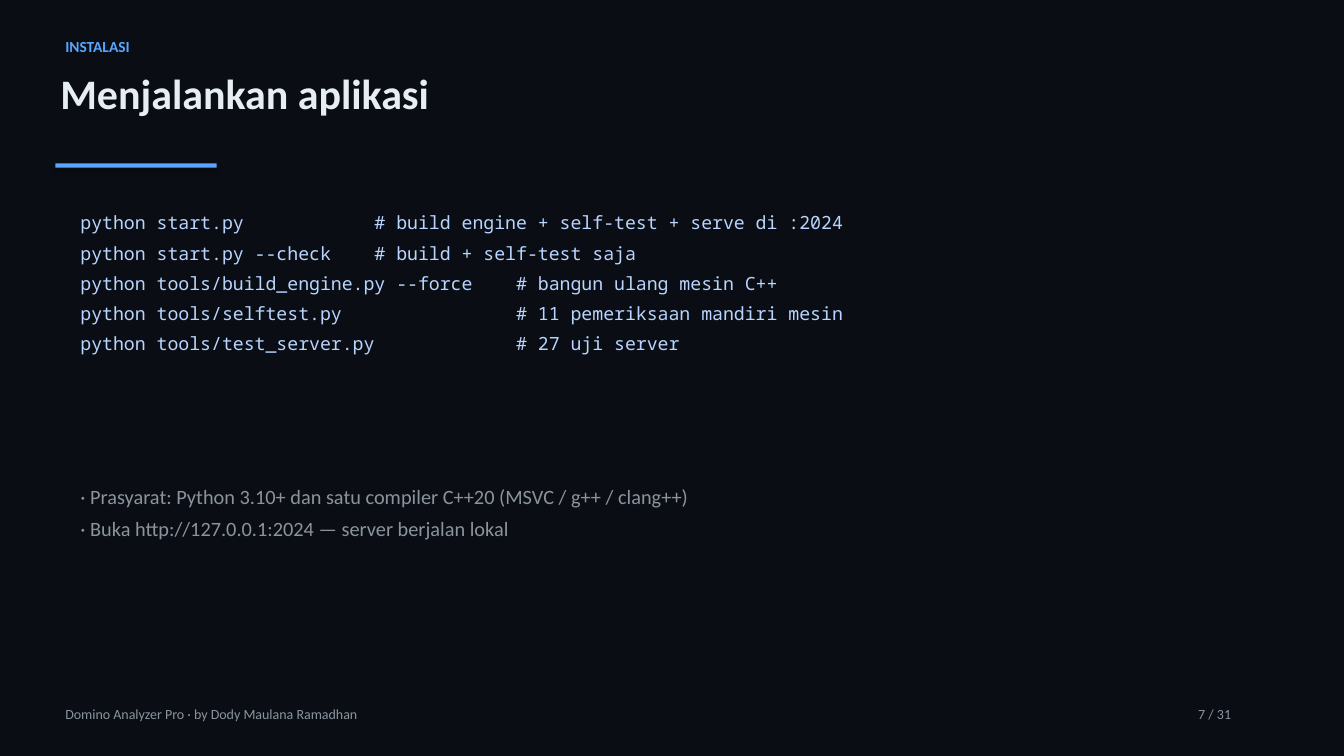
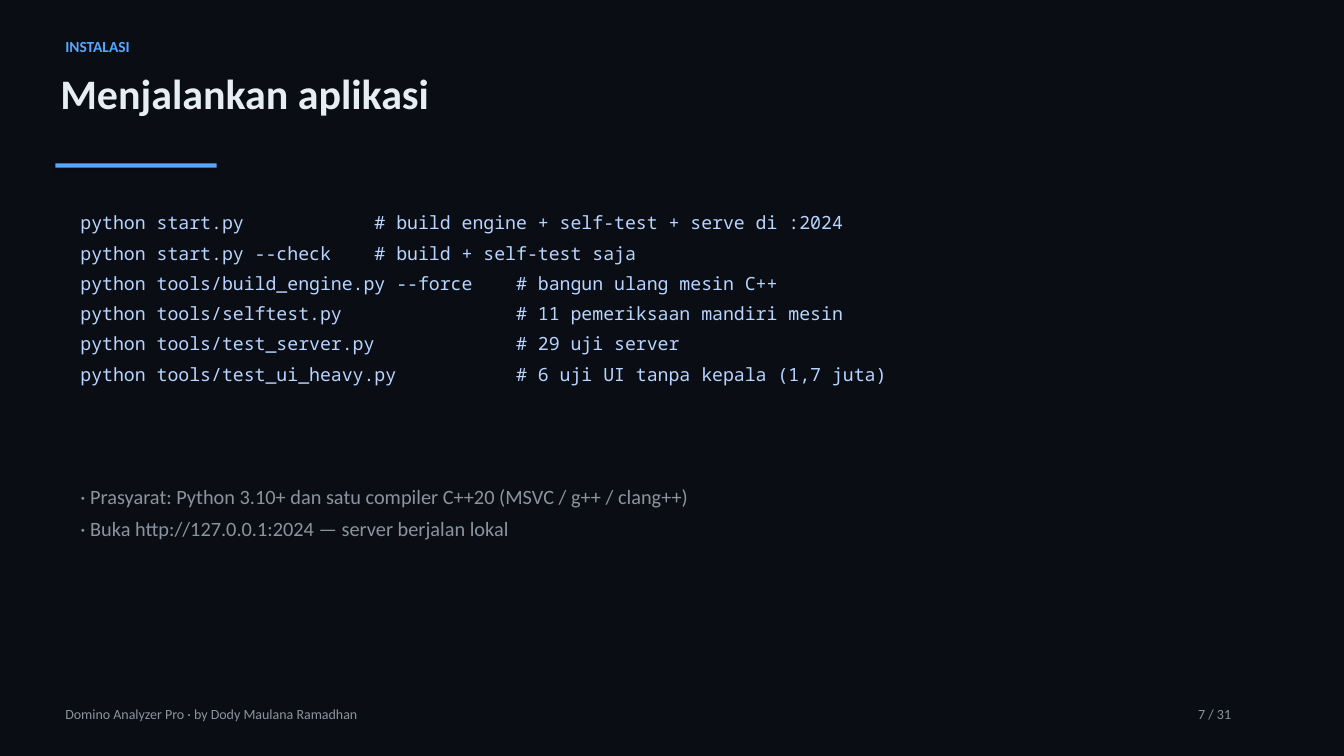
Before and after one commit to DodyMaulanaRamadhan/dominoanalisis, a slide deck: slide 7 of docs/Domino-Analyzer-Pro-Presentasi.pptx. Drawn at 1344x756 pixels with LibreOffice and Linux fonts; fonts in the diff are those of the drawing. Boxes give left, top, right and bottom in pixels: in the first picture for what was removed or moved away, otherwise in the second. Text is boxed around its words. In the diff, an @@ line names an element or a change of style, - is before the commit and + after.

Commit message:
Dokumentasi tier berat dan pengujian: buku, README, dokumen audit
Buku dokumentasi dibangun ulang (Markdown + PDF/DOCX/PPTX): panduan tier
1.700.000, variabel lingkungan DOMINO_THREADS / DOMINO_MAX_ENGINE /
DOMINO_ENGINE_WAIT, daftar alat audit, serta bagian pengujian yang kini
memuat 29 tes server, 8 tes paralel/determinisme, dan 6 uji antarmuka tanpa
kepala. README menambah jalur pengujian dan alat audit.

Baru: docs/audit-kualitas-kode.md — temuan audit (crash pool kosong, alokasi di
jalur panas, simulasi satu inti, antrean server, cache-first) beserta angka ukur
dan batasannya.

```diff
--- a/docs/Domino-Analyzer-Pro-Presentasi.pptx
+++ b/docs/Domino-Analyzer-Pro-Presentasi.pptx
@@ text at (80,336,886,386): text changed @@
-python tools/test_server.py # 27 uji server
+python tools/test_server.py # 29 uji server
+python tools/test_ui_heavy.py # 6 uji UI tanpa kepala (1,7 juta)
```
Also in this commit, not shown: 4 other slides changed, 13 other files.
